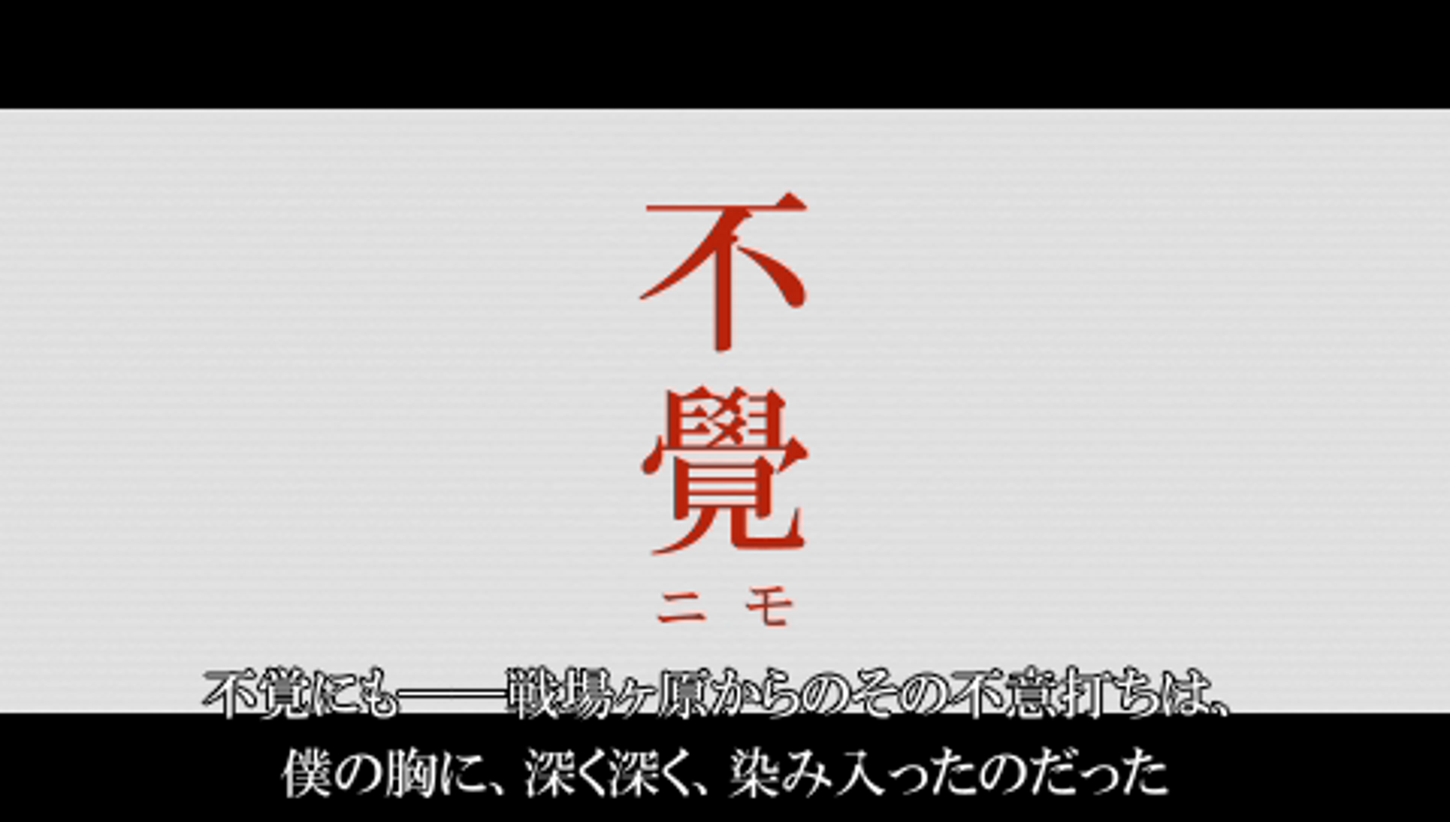
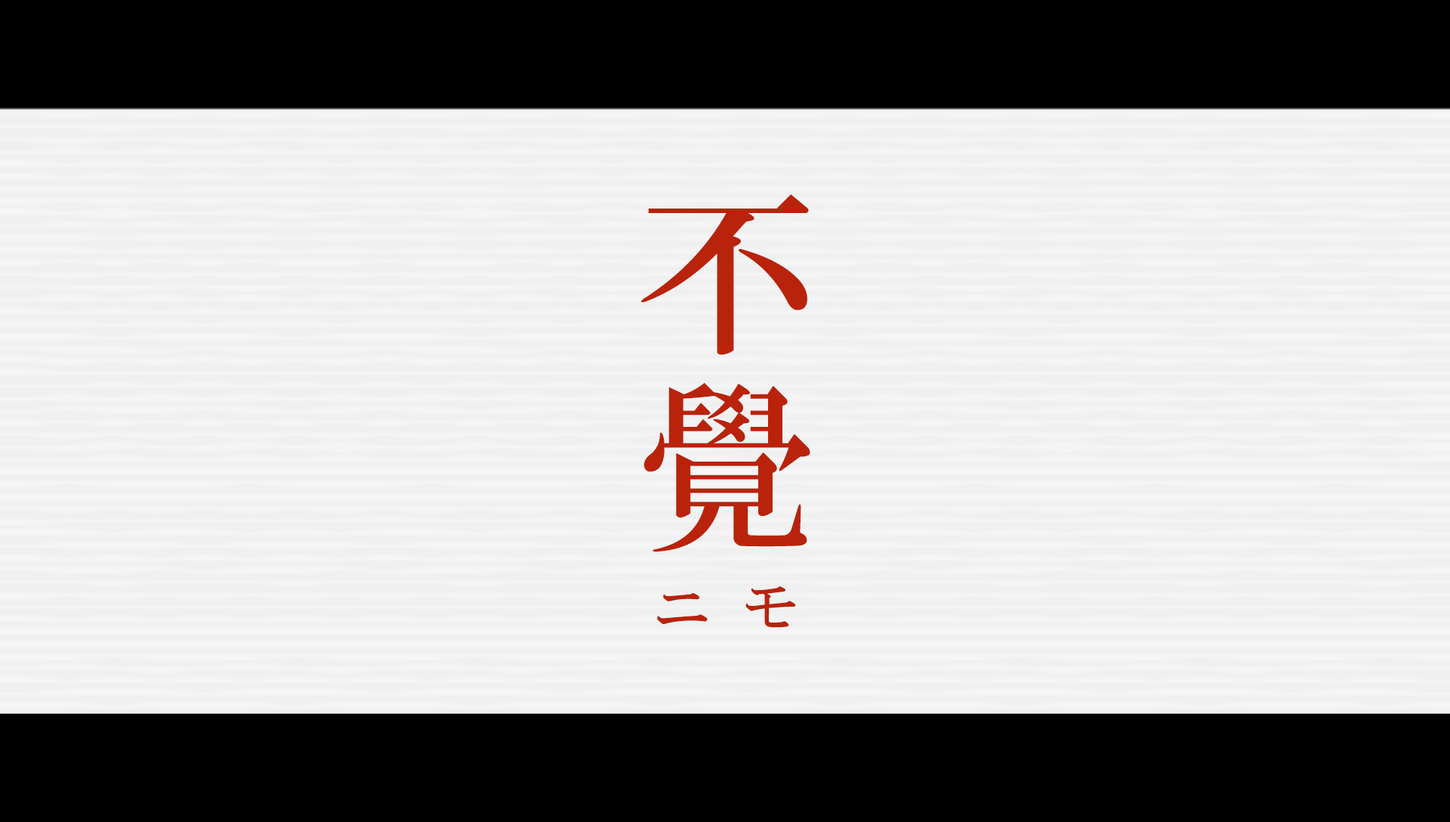
Layer changes from the first 1450px x 822px image to the second:
added layer "ニモ" above "不 覺" over [657, 586, 796, 628]
added layer "不 覺" above "Layer 2" over [641, 194, 811, 553]
showed "Layer 2" over [0, 107, 1450, 799]
